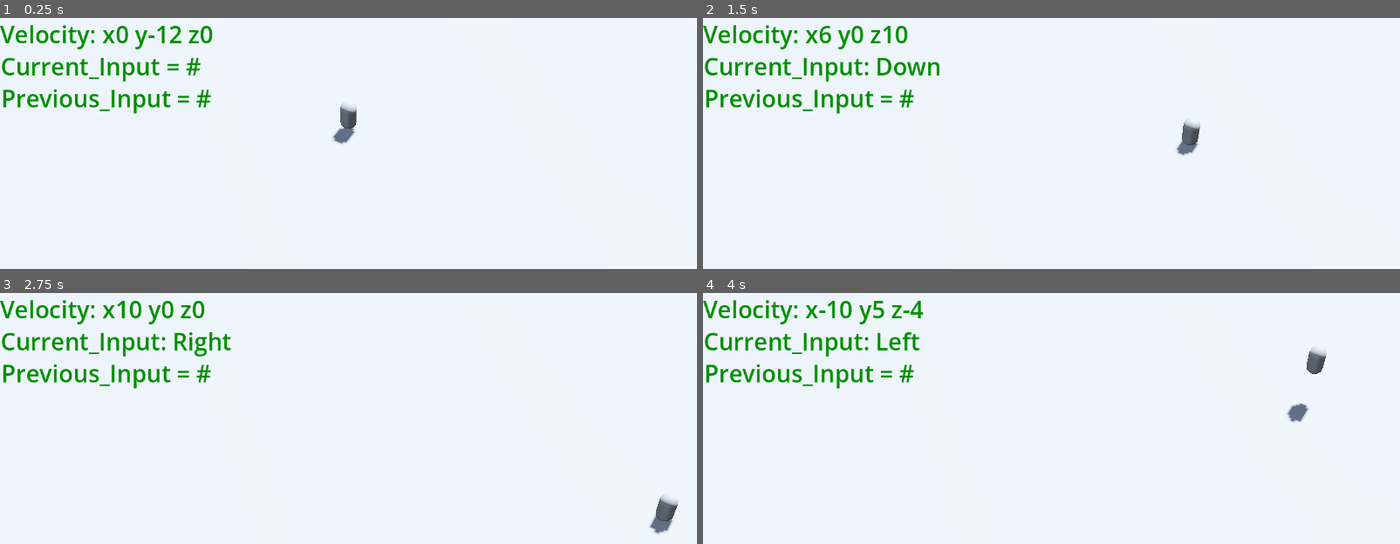
Above: before the commit, frames 1-4 (two rows, left to right).
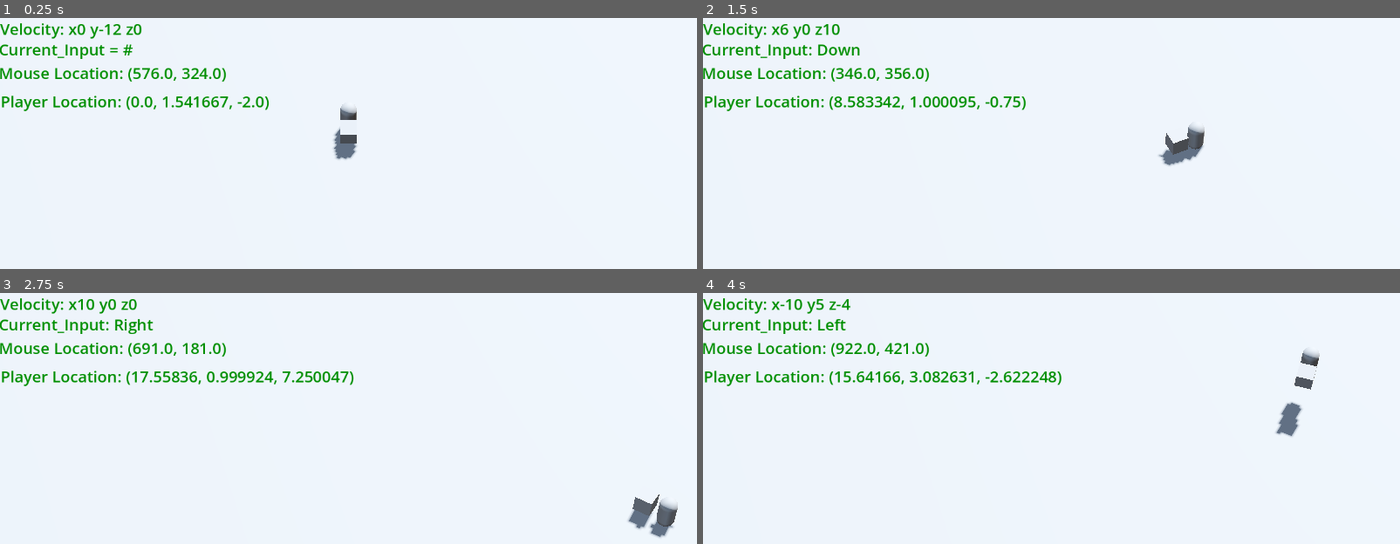
Above: after the commit, the same moments.

Repository: MichaelHayesMC/Term_3_Godot_GameName
Game: Godot game, scene res://scenes/node_3d.tscn
Two runs of this game, one before a commit and one after it. Both use one fixed random seed, a clock stepped at 60 frames per second and the inputs below.
Inputs (mouse positions are in pixels of both pictures, inside the frame that each line leads up to):
- Up to frame 1 (0.25 s): no input
- Up to frame 2 (1.5 s): move the mouse to (1204, 193) at 0.52 s; hold D (move_right) 0.53-1.28 s; tap Space (jump) at 0.77 s; move the mouse to (912, 233) at 1.27 s; hold S (move_down) from 1.28 s (still down)
- Up to frame 3 (2.75 s): tap Space (jump) at 1.52 s; move the mouse to (418, 403) at 2.02 s; release S (move_down) at 2.03 s; hold D (move_right) from 2.03 s (still down)
- Up to frame 4 (4 s): move the mouse to (outside the picture) at 2.77 s; release D (move_right) at 2.78 s; hold W (move_up) 2.78-3.53 s; tap Space (jump) at 3.02, 3.77 s; move the mouse to (outside the picture) at 3.52 s; hold A (move_left) from 3.53 s (still down)

The runs differ from the first frame. In frame 1, 4.4% of the frame differs, in the area x 0-52%, y 2-57%; in frame 2, 5.0%; in frame 3, 5.1%, in the area x 0-98%, y 2-98%; in frame 4, 5.1%.

Commit message:
Controller + Player direction
Tweaked the values of the acceleration of the player whilst adding directional change based on the position of the player's cursor.

Diff:
--- a/new-game-project/scenes/character_body_3d.tscn
+++ b/new-game-project/scenes/character_body_3d.tscn
@@ -14,3 +14,6 @@
 
 [node name="MeshInstance3D" type="MeshInstance3D" parent="." unique_id=2029733507]
 mesh = SubResource("CapsuleMesh_iwpo4")
+
+[node name="CSGBox3D" type="CSGBox3D" parent="." unique_id=2099350941]
+transform = Transform3D(0.9999993, 0.0012087682, -7.2720527e-06, -0.0012087841, 0.9999952, -0.0028618663, 3.8110852e-06, 0.0028618728, 0.9999959, -0.018352509, 0.12526155, -1.279286)
--- a/new-game-project/scenes/node_3d.tscn
+++ b/new-game-project/scenes/node_3d.tscn
@@ -22,7 +22,7 @@
 [sub_resource type="BoxMesh" id="BoxMesh_4xowi"]
 
 [sub_resource type="LabelSettings" id="LabelSettings_tyffc"]
-font_size = 39
+font_size = 26
 font_color = Color(0, 0.5568628, 0, 1)
 
 [node name="Node3D" type="Node3D" unique_id=1025241619]
@@ -55,23 +55,33 @@
 [node name="Velocity_preview" type="Label" parent="." unique_id=415163890]
 offset_right = 431.0
 offset_bottom = 60.0
+size_flags_horizontal = 0
 text = "Velocity = #"
 label_settings = SubResource("LabelSettings_tyffc")
 
 [node name="Current_preview" type="Label" parent="." unique_id=1266529607]
-offset_left = 1.0
-offset_top = 53.0
-offset_right = 432.0
-offset_bottom = 113.0
+offset_left = -2.0
+offset_top = 34.0
+offset_right = 429.0
+offset_bottom = 94.0
 size_flags_horizontal = 0
 text = "Current_Input = #"
 label_settings = SubResource("LabelSettings_tyffc")
 
-[node name="Previous_preview" type="Label" parent="." unique_id=1079711593]
-offset_left = 2.0
-offset_top = 106.0
-offset_right = 433.0
-offset_bottom = 166.0
+[node name="Mouse_loc" type="Label" parent="." unique_id=1079711593]
+offset_left = -2.0
+offset_top = 73.0
+offset_right = 429.0
+offset_bottom = 133.0
 size_flags_horizontal = 0
 text = "Previous_Input = #"
 label_settings = SubResource("LabelSettings_tyffc")
+
+[node name="Player_direction" type="Label" parent="." unique_id=1565483740]
+offset_left = 1.0
+offset_top = 120.0
+offset_right = 432.0
+offset_bottom = 180.0
+size_flags_horizontal = 0
+text = "Previous_Input = #"
+label_settings = SubResource("LabelSettings_tyffc")
--- a/new-game-project/scripts/character_body_3d.gd
+++ b/new-game-project/scripts/character_body_3d.gd
@@ -2,21 +2,42 @@
 
 @onready var current_preview: Label = $"../Current_preview"
 @onready var velocity_preview: Label = $"../Velocity_preview"
-@onready var previous_preview: Label = $"../Previous_preview"
+@onready var mouse_loc: Label = $"../Mouse_loc"
+@onready var player_direction: Label = $"../Player_direction"
+@onready var camera_3d: Camera3D = $"../Camera3D"
 
-const Speed := 50.0
+const Speed := 75.0
 const Friction := -40.0
-const TopSpeed := 10
-const Jump_Strength := 15
-const Gravity := 50
+const TopSpeed := 10.0
+const Jump_Strength := 15.0
+const Gravity := 50.0
 
 
 func _physics_process(delta: float) -> void:
+	mouse_loc.text = "Mouse Location: " + str(get_viewport().get_mouse_position())
+	player_direction.text = "Player Location: " + str(self.position)
+
+	var space_state = get_world_3d().direct_space_state
+	var mousepos = get_viewport().get_mouse_position()
+
+	var origin = camera_3d.project_ray_origin(mousepos)
+	var end = origin + camera_3d.project_ray_normal(mousepos) * 1000
+	var query = PhysicsRayQueryParameters3D.create(origin, end)
+	query.collide_with_areas = true
+
+	var result = space_state.intersect_ray(query)
+
+	#result.position.y = 1
+
+	#print(result.position)
+
+	look_at(result.position)
+
+
 	if Input.is_action_pressed("jump") and is_on_floor():
 		velocity.y += Jump_Strength
 	else:
 		velocity.y -= Gravity * delta
-
 
 	if Input.is_action_pressed("move_down"):
 		velocity.z += Speed * delta
